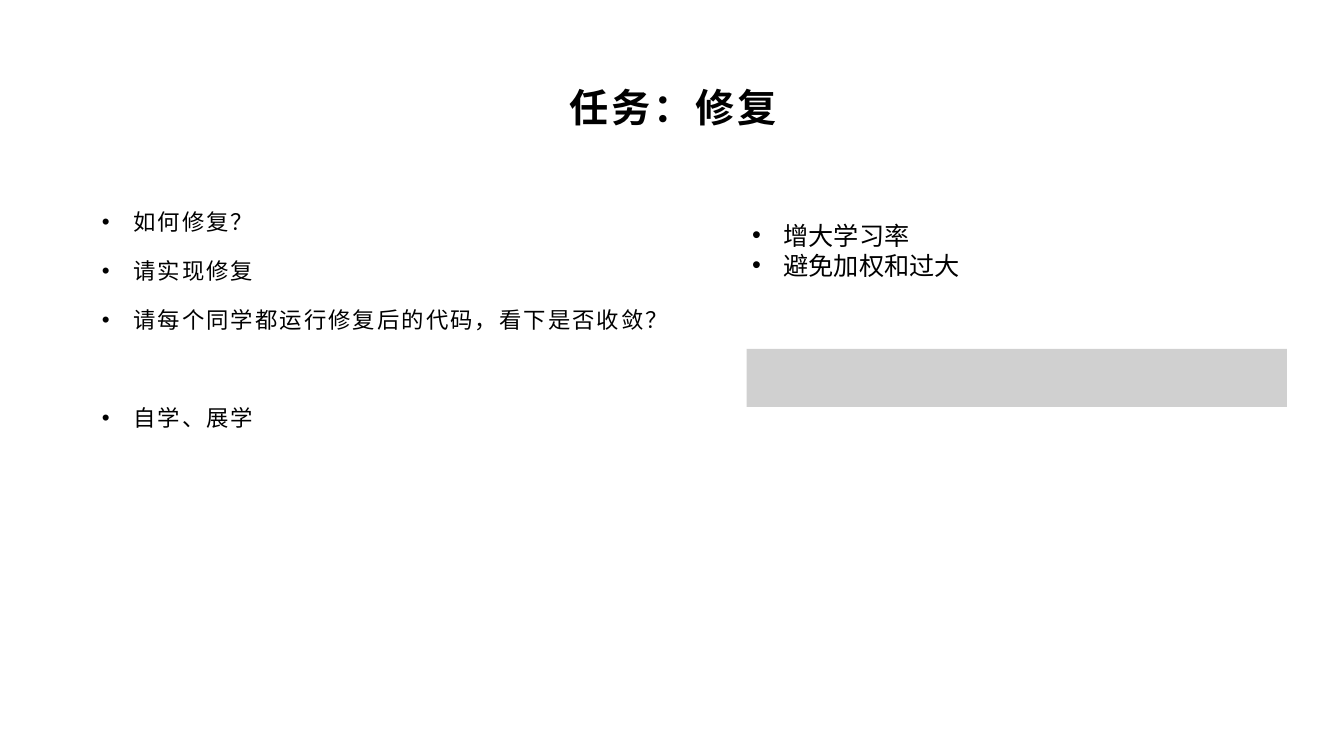
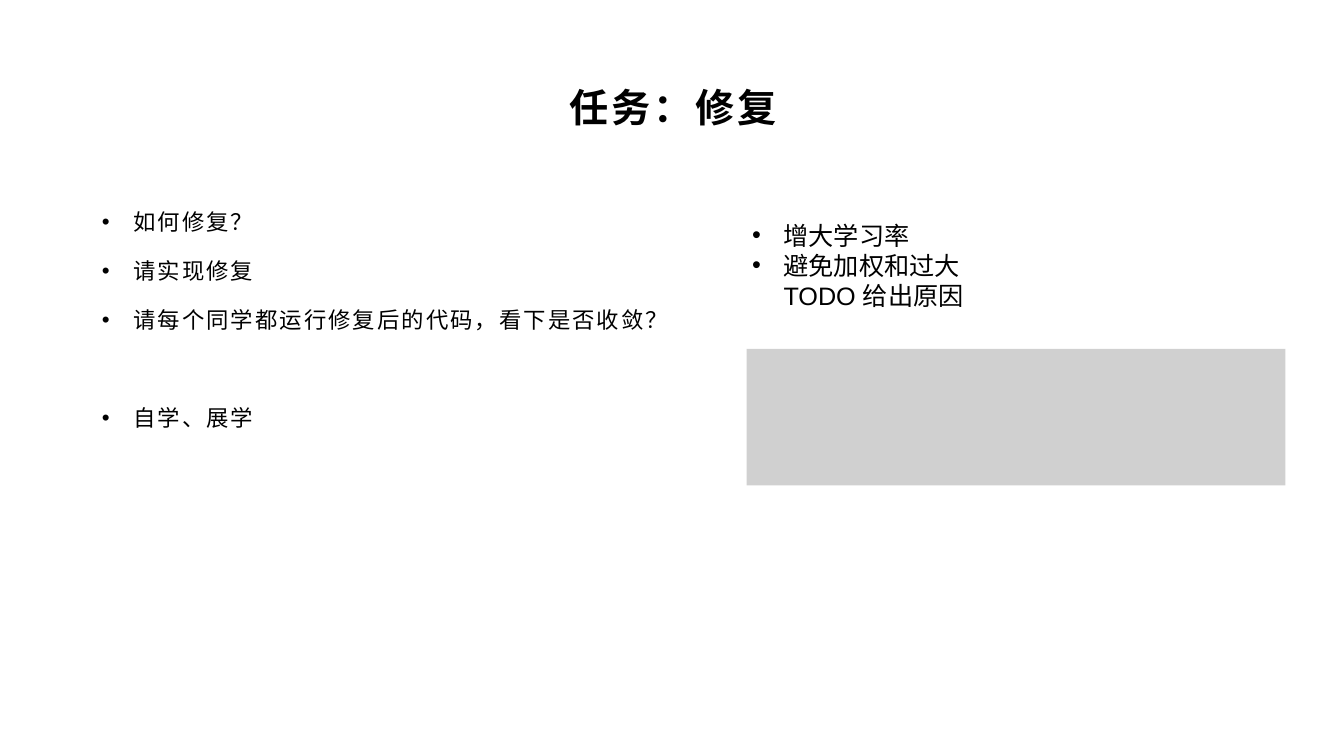
Before and after one commit to yyc-git/DeepLearningEdu, a slide deck: slide 19 of lessons/5_handwriting_by_linear_layer/ppt/用全连接层识别手写数字.pptx. Drawn at 1344x756 pixels with LibreOffice and Linux fonts; fonts in the diff are those of the drawing; grey boxes stand for pictures; background and template pictures are left out. Boxes give left, top, right and bottom in pixels: in the first picture for what was removed or moved away, otherwise in the second. Text is boxed around its words. In the diff, an @@ line names an element or a change of style, - is before the commit and + after.

Commit message:
feat(5_handwriting_by_linear_layer): update ppt

```diff
--- a/lessons/5_handwriting_by_linear_layer/ppt/用全连接层识别手写数字.pptx
+++ b/lessons/5_handwriting_by_linear_layer/ppt/用全连接层识别手写数字.pptx
@@ text at box(784, 253, 964, 307): text changed @@
-• 避免加权和过大
+• 避免加权和过大
+  TODO 给出原因
@@ picture: place and size @@
-picture at box(747, 349, 1288, 407)
+picture at box(747, 349, 1286, 485)
```
